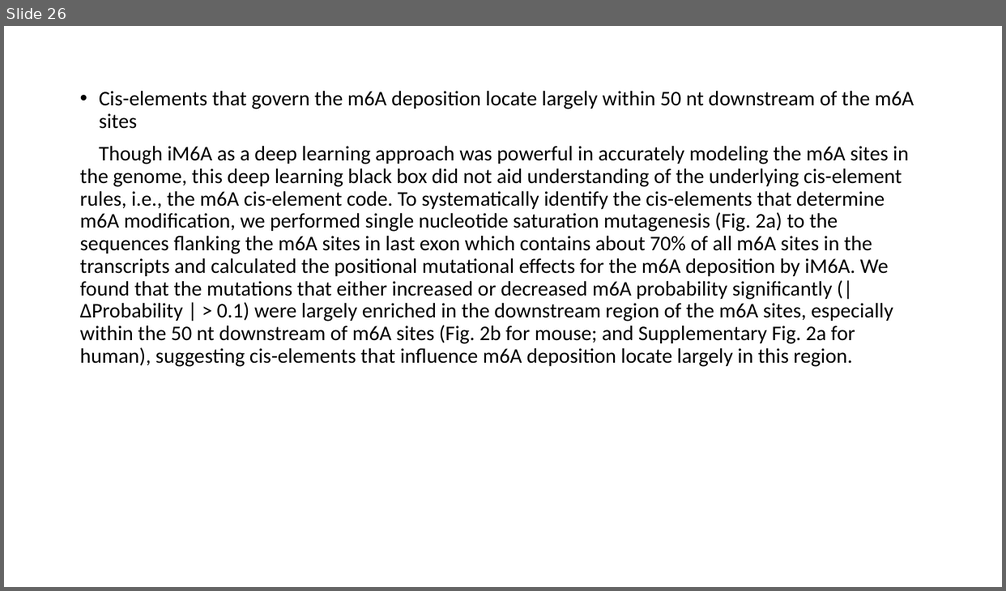
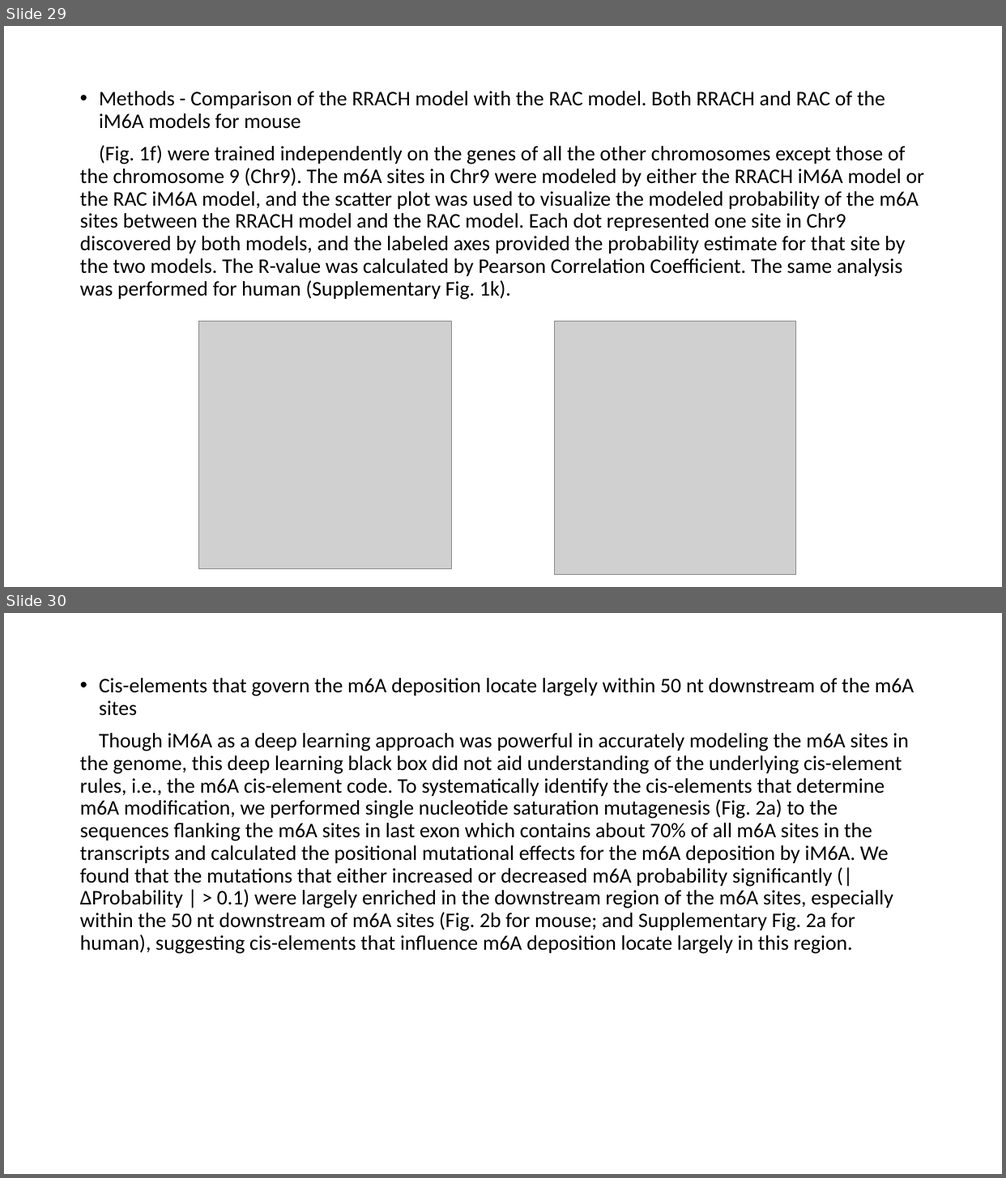
Before and after one commit to YanChengHuang/paper_implement, a slide deck: iM6A/presentation/iM6A.pptx. Shown one above the other, each under a label of ours: slide 26 before the commit, slides 29 and 30 after it. The pictures are 1006x591 and 1006x1178 pixels, drawn with LibreOffice and Linux fonts; fonts in the diff are those of the drawing; grey boxes stand for pictures. Boxes give left, top, right and bottom in pixels: in the first picture for what was removed or moved away, otherwise in the second. Text is boxed around its words. In the diff, an @@ line names an element or a change of style, - is before the commit and + after.

```diff
--- a/iM6A/presentation/iM6A.pptx
+++ b/iM6A/presentation/iM6A.pptx
@@ slide 29 added at [4,26,1002,587], background #FFFFFF @@
@@ text added at [80,91,924,300], 20 pt, text #000000 @@
+• Methods - Comparison of the RRACH model with the RAC model. Both RRACH and RAC of the iM6A models for mouse
+(Fig. 1f) were trained independently on the genes of all the other chromosomes except those of the chromosome 9 (Chr9). The m6A sites in Chr9 were modeled by either the RRACH iM6A model or the RAC iM6A model, and the scatter plot was used to visualize the modeled probability of the m6A sites between the RRACH model and the RAC model. Each dot represented one site in Chr9 discovered by both models, and the labeled axes provided the probability estimate for that site by the two models. The R-value was calculated by Pearson Correlation Coefficient. The same analysis was performed for human (Supplementary Fig. 1k).
@@ picture added at [198,321,452,570] @@
@@ picture added at [554,321,796,575] @@
@@ what was slide 26 is now slide 30 @@
```
Also in this commit, not shown: 3 other slides added.
